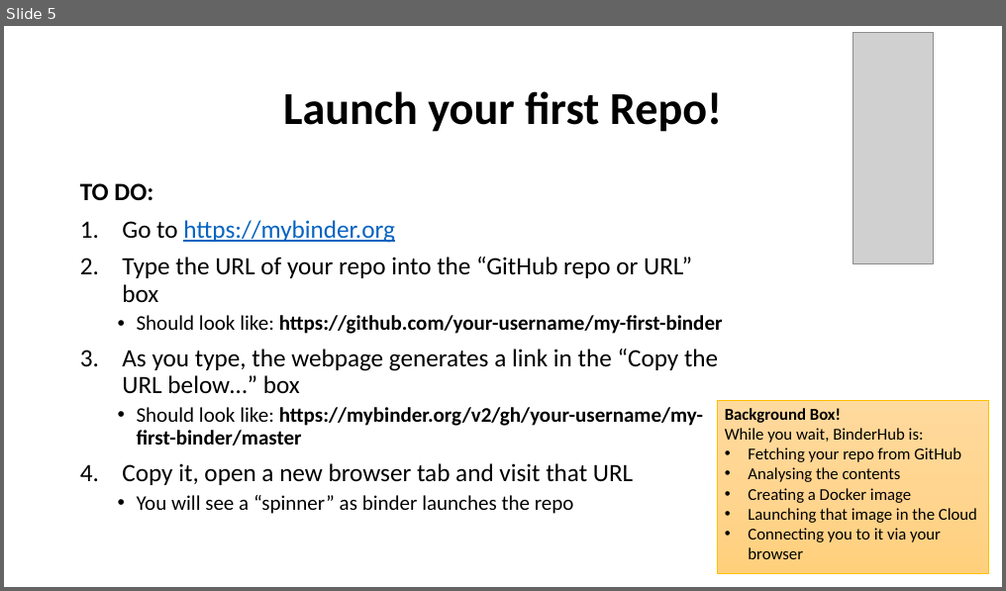
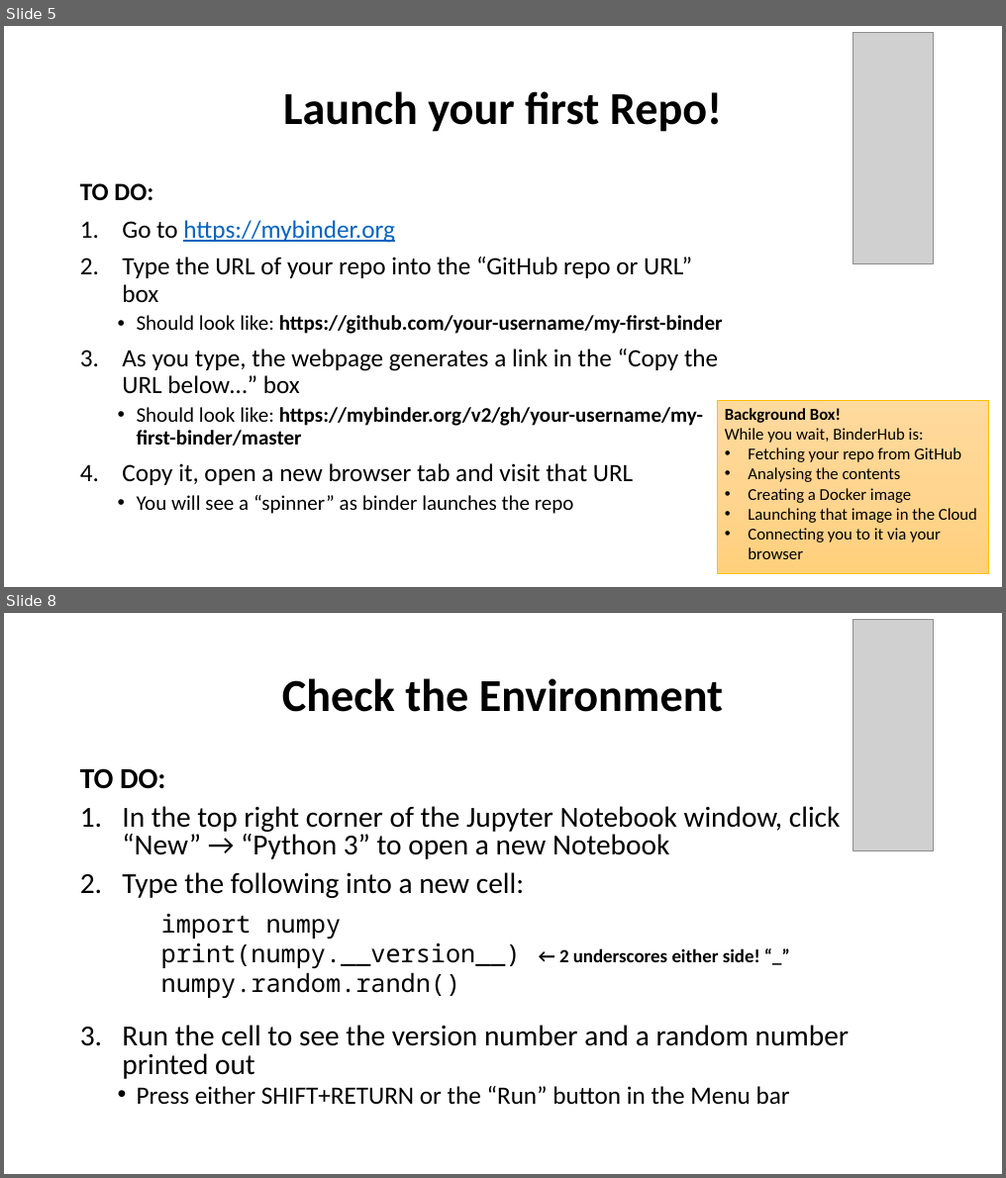
Before and after one commit to the-turing-way/the-turing-way, a slide deck: workshops/boost-research-reproducibility-binder/workshop-presentations/zero_to_binder.pptx. Shown one above the other, each under a label of ours: slide 5 before the commit, slides 5 and 8 after it; the slides between them are not shown. The pictures are 1006x591 and 1006x1178 pixels, drawn with LibreOffice and Linux fonts; fonts in the diff are those of the drawing; grey boxes stand for pictures. Boxes give left, top, right and bottom in pixels: in the first picture for what was removed or moved away, otherwise in the second. Text is boxed around its words. In the diff, an @@ line names an element or a change of style, - is before the commit and + after.

Commit message:
Update Zero-to-Binder ppt pres
Add code-along slides to pin dependencies, play with notebooks,
share the binder link and launch JupyterLab

```diff
--- a/workshops/boost-research-reproducibility-binder/workshop-presentations/zero_to_binder.pptx
+++ b/workshops/boost-research-reproducibility-binder/workshop-presentations/zero_to_binder.pptx
@@ slide 8 added at (4,613,1002,1174), background #FFFFFF @@
@@ picture added at (853,619,934,851) @@
@@ title added at (282,678,723,712), 44 pt, text #000000, bold @@
+Check the Environment
@@ text added at (80,768,849,1105), 28 pt, text #000000 @@
+TO DO:
+1. In the top right corner of the Jupyter Notebook window, click “New” → “Python 3” to open a new Notebook
+2. Type the following into a new cell:
+3. Run the cell to see the version number and a random number printed out
+  • Press either SHIFT+RETURN or the “Run” button in the Menu bar
@@ text added at (161,914,521,998), 24 pt, text #000000 @@
+import numpy
+print(numpy.__version__)
+numpy.random.randn()
@@ text added at (559,949,760,962), 18 pt, text #000000, bold @@
+← 2 underscores either side! “_”
```
Also in this commit, not shown: 1 slide changed, 4 other slides added.
